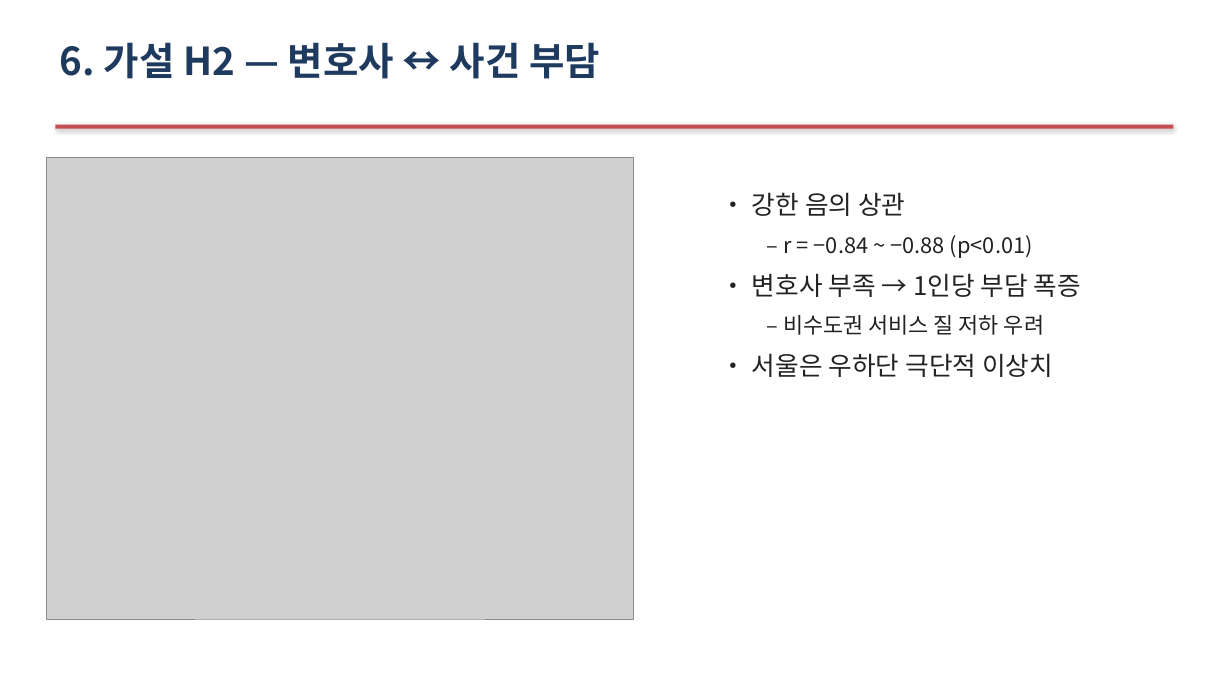
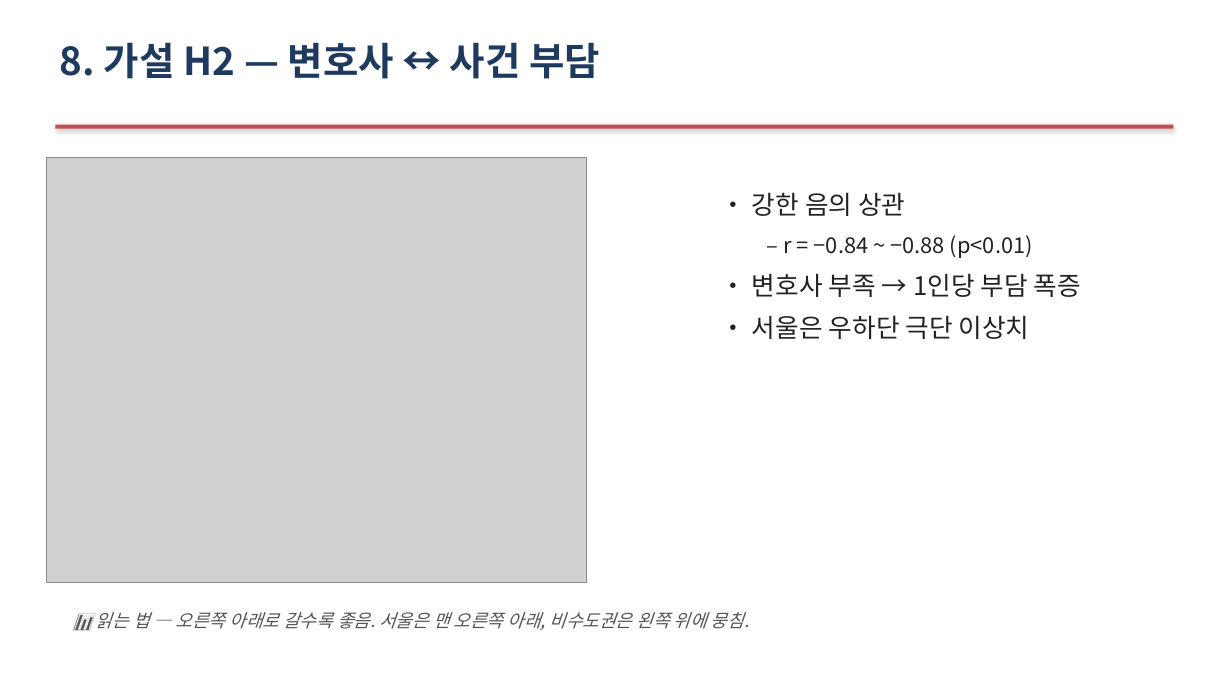
Before and after one commit to Allenkeem/llai-project, a slide deck: slide 12 of reports/발표자료.pptx (slide 9 before the commit). Drawn at 1232x693 pixels with LibreOffice and Linux fonts; fonts in the diff are those of the drawing; grey boxes stand for pictures. Boxes give left, top, right and bottom in pixels: in the first picture for what was removed or moved away, otherwise in the second. Text is boxed around its words. In the diff, an @@ line names an element or a change of style, - is before the commit and + after.

```diff
--- a/reports/발표자료.pptx
+++ b/reports/발표자료.pptx
@@ text at (x1=60, y1=42, x2=600, y2=79): text changed @@
-6. 가설 H2 — 변호사 ↔ 사건 부담
+8. 가설 H2 — 변호사 ↔ 사건 부담
@@ picture resized from (x1=46, y1=157, x2=634, y2=619) to (x1=46, y1=157, x2=587, y2=582) @@
@@ text at (x1=752, y1=315, x2=1030, y2=339): text changed; size 17 to 20 pt @@
-  – 비수도권 서비스 질 저하 우려
-• 서울은 우하단 극단적 이상치
+• 서울은 우하단 극단 이상치
@@ text added at (x1=96, y1=612, x2=749, y2=630), 14 pt, text #555555, italic @@
+📊 읽는 법 — 오른쪽 아래로 갈수록 좋음. 서울은 맨 오른쪽 아래, 비수도권은 왼쪽 위에 뭉침.
```
Also in this commit, not shown: 10 other slides changed, 4 slides added.
